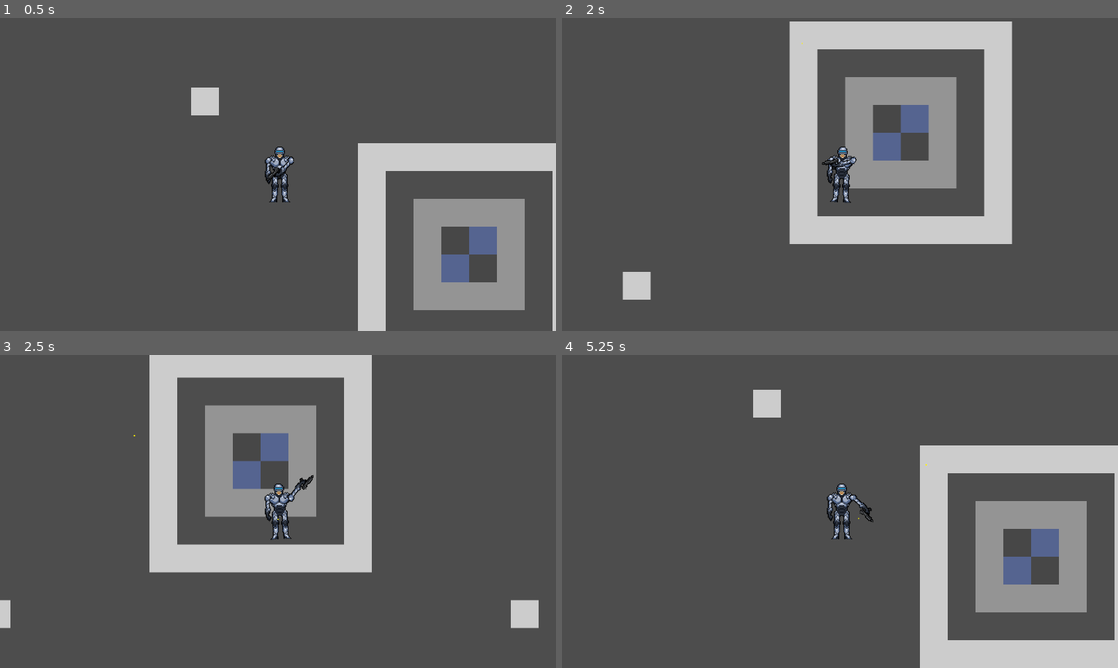
Above: before the commit, frames 1-4 (two rows, left to right).
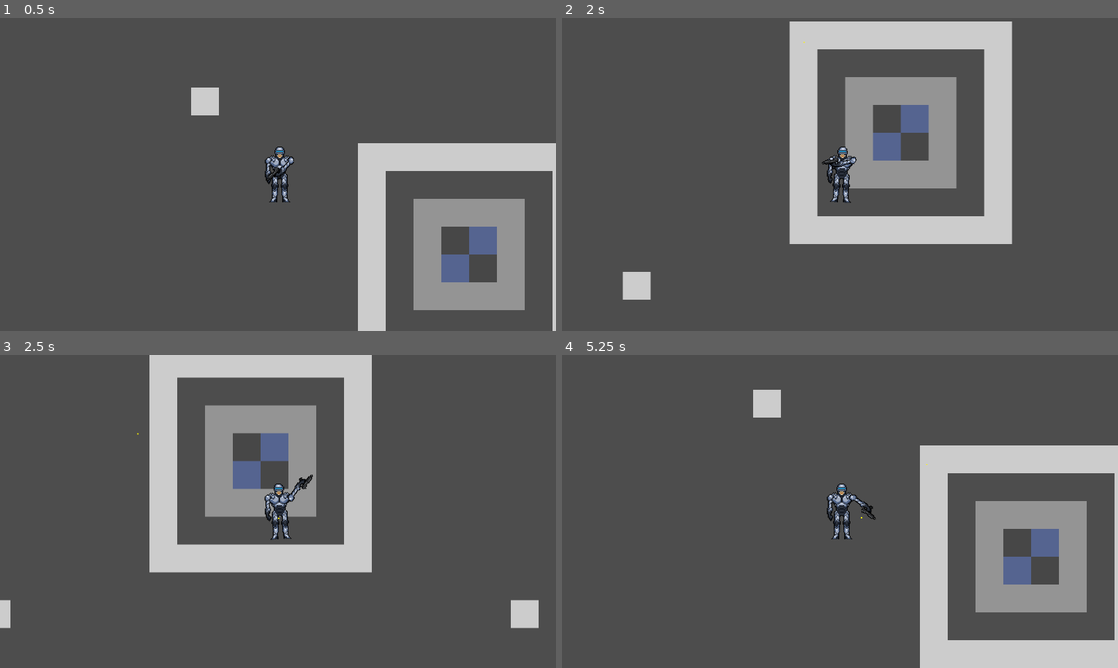
Above: after the commit, the same moments.

Repository: joakimolofsson/elements
Game: Godot game, scene res://scenes/level.tscn
The game is run twice, just before and just after one commit, with the same random seed, the same clock (stepped at 60 frames per second) and the same inputs.
Inputs (mouse positions are in pixels of both pictures, inside the frame that each line leads up to):
- Up to frame 1 (0.5 s): no input
- Up to frame 2 (2 s): tap Enter at 0.5 s; move the mouse to (962, 158) at 0.52 s; hold D (walk_right) 0.53-1.28 s; click (962, 158) at 0.67 s; move the mouse to (728, 190) at 1.27 s; hold S (walk_down) from 1.28 s (still down); click (728, 190) at 1.42 s
- Up to frame 3 (2.5 s): move the mouse to (333, 442) at 2.02 s; release S (walk_down) at 2.03 s; hold D (walk_right) from 2.03 s (still down); click (333, 442) at 2.17 s
- Up to frame 4 (5.25 s): move the mouse to (812, 574) at 2.77 s; release D (walk_right) at 2.78 s; hold W (walk_up) 2.78-3.53 s; click (812, 574) at 2.92 s; move the mouse to (1006, 558) at 3.52 s; hold A (walk_left) 3.53-5.03 s; click (1006, 558) at 3.67 s; move the mouse to (673, 464) at 4.27 s; click (673, 464) at 4.42 s; move the mouse to (867, 511) at 5.02 s; hold S (walk_down) from 5.03 s (still down); click (867, 511) at 5.17 s

Frame 1 is identical in both runs. In frame 2, less than 0.1% of the frame differs, in the area x 43-53%, y 7-49%; in frame 3, less than 0.1%; in frame 4, 0.1%, in the area x 51-66%, y 34-54%.

Commit message:
feat: add bullet

Diff:
--- /dev/null
+++ b/scenes/bullet.gd
@@ -0,0 +1,11 @@
+extends Area2D
+
+
+# Called when the node enters the scene tree for the first time.
+func _ready() -> void:
+	pass # Replace with function body.
+
+
+# Called every frame. 'delta' is the elapsed time since the previous frame.
+func _process(_delta: float) -> void:
+	pass
--- /dev/null
+++ b/scenes/bullet.tscn
@@ -0,0 +1,29 @@
+[gd_scene format=3 uid="uid://cwjkbq748pd"]
+
+[ext_resource type="Script" uid="uid://bkqcf3nxollan" path="res://scenes/bullet.gd" id="1_mkf8s"]
+
+[sub_resource type="Gradient" id="Gradient_h1aey"]
+interpolation_mode = 1
+colors = PackedColorArray(0, 0, 0, 1, 1, 1, 1, 0)
+
+[sub_resource type="GradientTexture2D" id="GradientTexture2D_mkf8s"]
+gradient = SubResource("Gradient_h1aey")
+width = 80
+height = 80
+fill = 1
+fill_from = Vector2(0.5, 0.5)
+fill_to = Vector2(0.7, 0.1)
+
+[sub_resource type="CircleShape2D" id="CircleShape2D_h1aey"]
+radius = 0.75
+
+[node name="Bullet" type="Area2D" unique_id=25510781]
+script = ExtResource("1_mkf8s")
+
+[node name="Sprite2D" type="Sprite2D" parent="." unique_id=152084955]
+modulate = Color(0.25, 0.25, 0.25, 1)
+scale = Vector2(0.02, 0.02)
+texture = SubResource("GradientTexture2D_mkf8s")
+
+[node name="CollisionShape2D" type="CollisionShape2D" parent="." unique_id=156299311]
+shape = SubResource("CircleShape2D_h1aey")
--- a/scenes/player.gd
+++ b/scenes/player.gd
@@ -8,19 +8,15 @@
 @onready var player_arm = $SpriteArm
 @onready var particles_flash = $SpriteArm/ParticlesFlash
 @onready var particles_shell = $SpriteArm/ParticlesShell
+const BulletScene: PackedScene = preload("res://scenes/bullet.tscn")
 
 
 func _physics_process(_delta: float) -> void:
-	#var arm_dir = get_global_mouse_position() - player_arm.global_position
-	player_arm.look_at(get_global_mouse_position())
-	player_arm.rotation += deg_to_rad(-90)
-	#player_arm.flip_h = arm_dir.x > 0
+	walk()
+	rotate_arm()
 
-	#if player_arm.flip_h:
-		#player_arm.position.y = -18
-	#else:
-		#player_arm.position.y = -16
 
+func walk() -> void:
 	var direction = Input.get_vector("walk_left", "walk_right", "walk_up", "walk_down")
 	if direction:
 		velocity = direction * SPEED
@@ -31,16 +27,6 @@
 		stop_walk_animation()
 
 	move_and_slide()
-
-
-func _input(event: InputEvent) -> void:
-	if event is InputEventMouseButton and event.button_index == MOUSE_BUTTON_LEFT:
-		if event.pressed:
-			particles_flash.emitting = true
-			particles_shell.emitting = true
-		else:
-			particles_flash.emitting = false
-			particles_shell.emitting = false
 
 
 func start_walk_animation() -> void:
@@ -54,10 +40,42 @@
 	walk_tween.tween_property(player_body, "rotation", deg_to_rad(-5), 0.2)
 
 
-
 func stop_walk_animation() -> void:
 	if walk_tween:
 		walk_tween.kill()
 		walk_tween = null
 
 	player_body.rotation = 0
+
+
+func rotate_arm() -> void:
+	#var arm_dir = get_global_mouse_position() - player_arm.global_position
+	player_arm.look_at(get_global_mouse_position())
+	player_arm.rotation += deg_to_rad(-90)
+	#player_arm.flip_h = arm_dir.x > 0
+
+	#if player_arm.flip_h:
+		#player_arm.position.y = -18
+	#else:
+		#player_arm.position.y = -16
+
+
+func _input(event: InputEvent) -> void:
+	if event is InputEventMouseButton and event.button_index == MOUSE_BUTTON_LEFT:
+		print(position.angle_to_point(get_global_mouse_position()))
+		print(position.direction_to(get_global_mouse_position()))
+		print(get_global_mouse_position())
+
+		if event.pressed:
+			shoot()
+			particles_flash.emitting = true
+			particles_shell.emitting = true
+		else:
+			particles_flash.emitting = false
+			particles_shell.emitting = false
+
+
+func shoot() -> void:
+	print("Bang!")
+	#var bullet = BulletScene.instantiate()
+	#bullet.position = get_global_mouse_position()
--- a/scenes/player.tscn
+++ b/scenes/player.tscn
@@ -98,7 +98,7 @@
 explosiveness = 1.0
 randomness = 1.0
 trail_enabled = true
-trail_lifetime = 0.09999999999999999
+trail_lifetime = 0.1
 process_material = SubResource("ParticleProcessMaterial_qhqgy")
 
 [node name="ParticlesShell" type="GPUParticles2D" parent="SpriteArm" unique_id=1997491389]
Not shown, added: scenes/bullet.gd.uid
